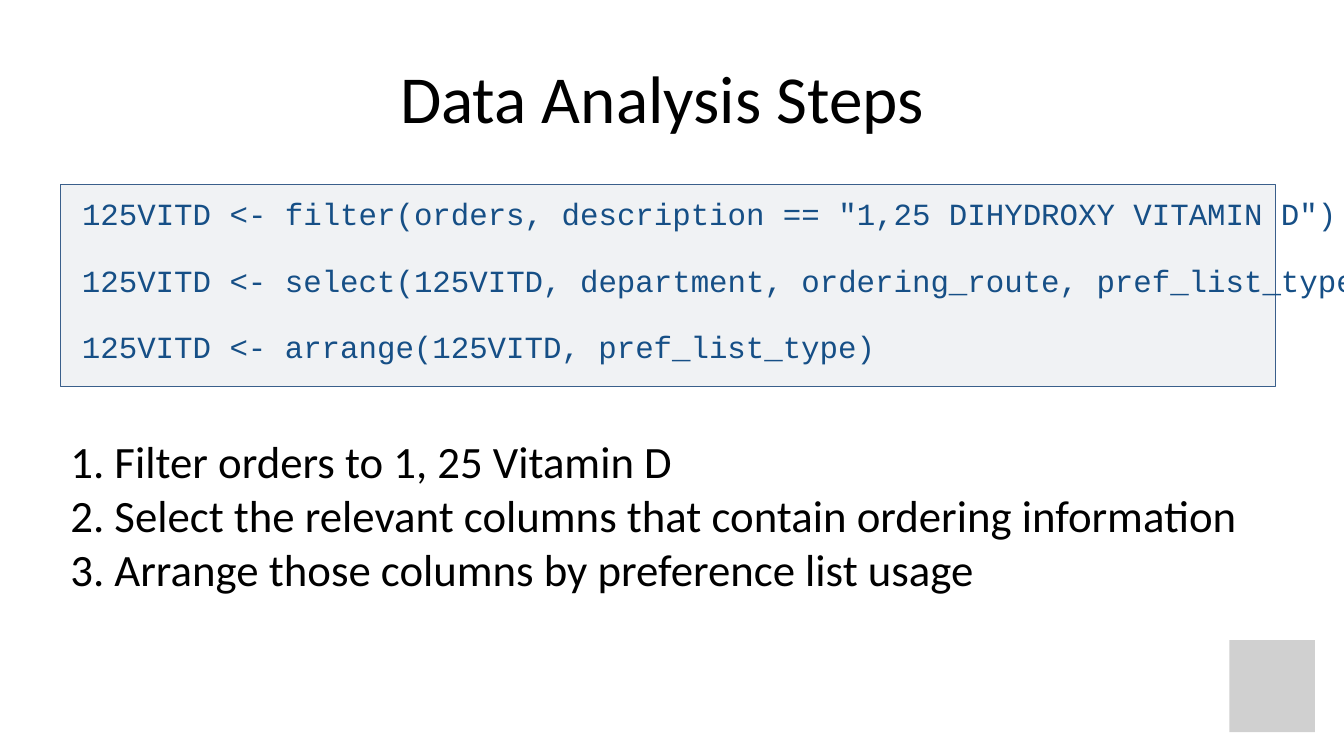
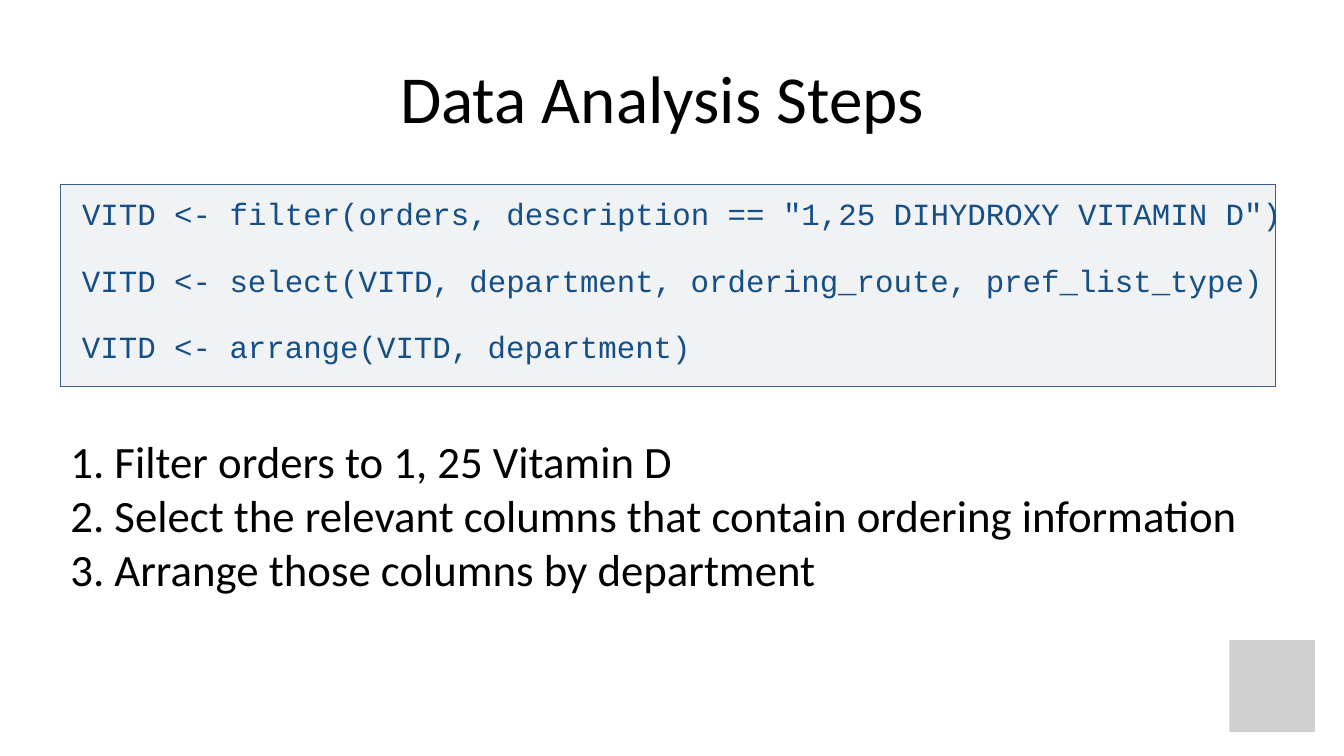
Before and after one commit to amromeo/api_r2020, a slide deck: slide 48 of 03 - Transform.pptx (slide 46 before the commit). Drawn at 1344x756 pixels with LibreOffice and Linux fonts; fonts in the diff are those of the drawing; grey boxes stand for pictures. Boxes give left, top, right and bottom in pixels: in the first picture for what was removed or moved away, otherwise in the second. Text is boxed around its words. In the diff, an @@ line names an element or a change of style, - is before the commit and + after.

```diff
--- a/03 - Transform.pptx
+++ b/03 - Transform.pptx
@@ text at box(82, 203, 1281, 234): text changed @@
-125VITD <- filter(orders, description == "1,25 DIHYDROXY VITAMIN D")
+VITD <- filter(orders, description == "1,25 DIHYDROXY VITAMIN D")
@@ text at box(82, 270, 1263, 299): text changed @@
-125VITD <- select(125VITD, department, ordering_route, pref_list_type)
+VITD <- select(VITD, department, ordering_route, pref_list_type)
@@ text at box(82, 336, 691, 365): text changed @@
-125VITD <- arrange(125VITD, pref_list_type)
+VITD <- arrange(VITD, department)
@@ text at box(70, 555, 816, 594): text changed @@
-3. Arrange those columns by preference list usage
+3. Arrange those columns by department
```
Also in this commit, not shown: 2 other slides changed, 4 slides added, 1 other file.
